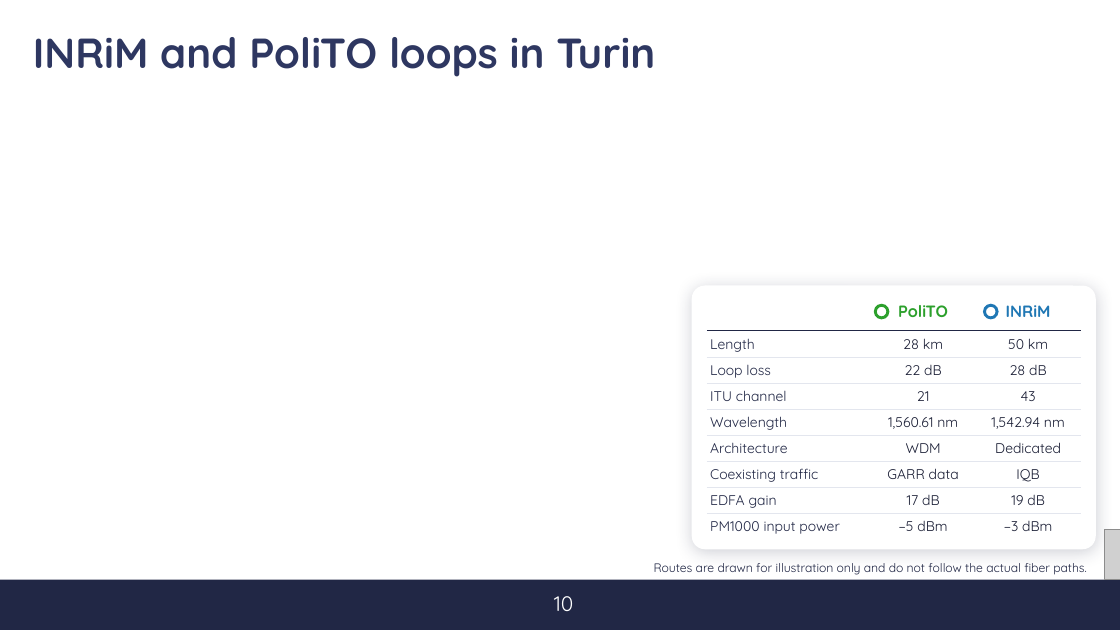
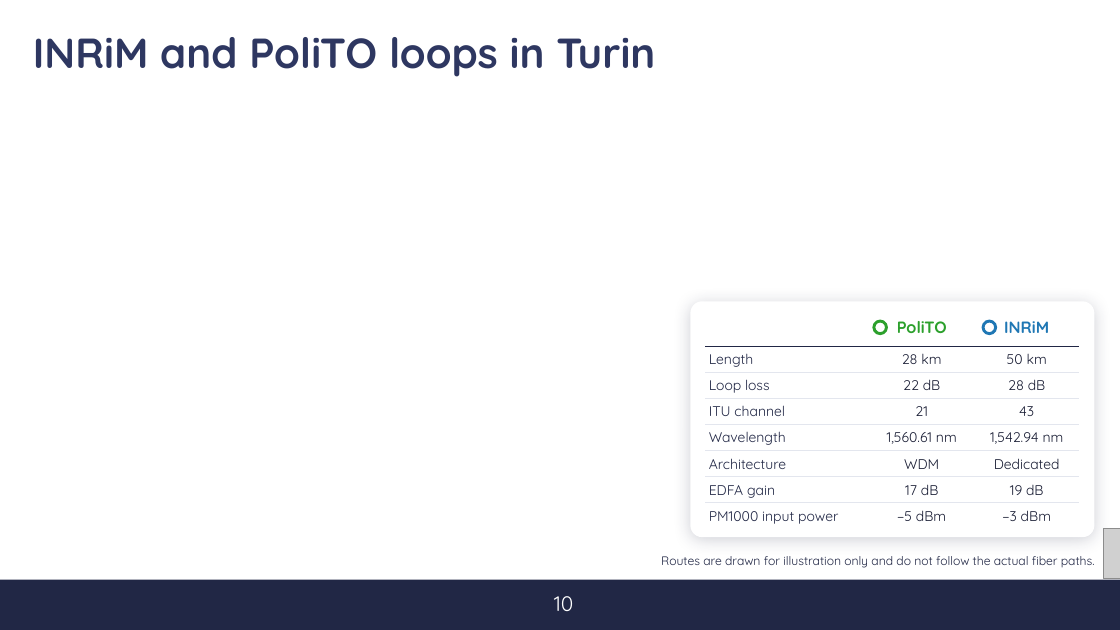
Before and after one commit to s347960/Presentazione, a slide deck: slide 11 of Discussione [Salvato automaticamente].pptx. Drawn at 1120x630 pixels with LibreOffice and Linux fonts; fonts in the diff are those of the drawing; grey boxes stand for pictures; background and template pictures are left out. Boxes give left, top, right and bottom in pixels: in the first picture for what was removed or moved away, otherwise in the second. Text is boxed around its words. In the diff, an @@ line names an element or a change of style, - is before the commit and + after.

```diff
--- a/Discussione [Salvato automaticamente].pptx
+++ b/Discussione [Salvato automaticamente].pptx
@@ rounded rectangle: place and size @@
-rounded rectangle at (692,286,1096,549)
+rounded rectangle at (691,302,1095,538)
@@ table at (706,308,1080,529) @@
-row 7: Coexisting traffic | GARR data | IQB
@@ table: place and size @@
-table at (707,292,1081,539)
+table at (706,308,1080,529)
@@ ellipse: place and size @@
-ellipse at (875,305,888,318)
+ellipse at (874,321,886,334)
@@ ellipse: place and size @@
-ellipse at (985,305,997,318)
+ellipse at (983,321,996,334)
@@ text "Routes are drawn for illustration ...": place and size @@
-text "Routes are drawn for illustration ..." at (654,563,1087,575)
+text "Routes are drawn for illustration ..." at (661,556,1095,568)
```
Also in this commit, not shown: 3 other slides changed, 1 other file.
